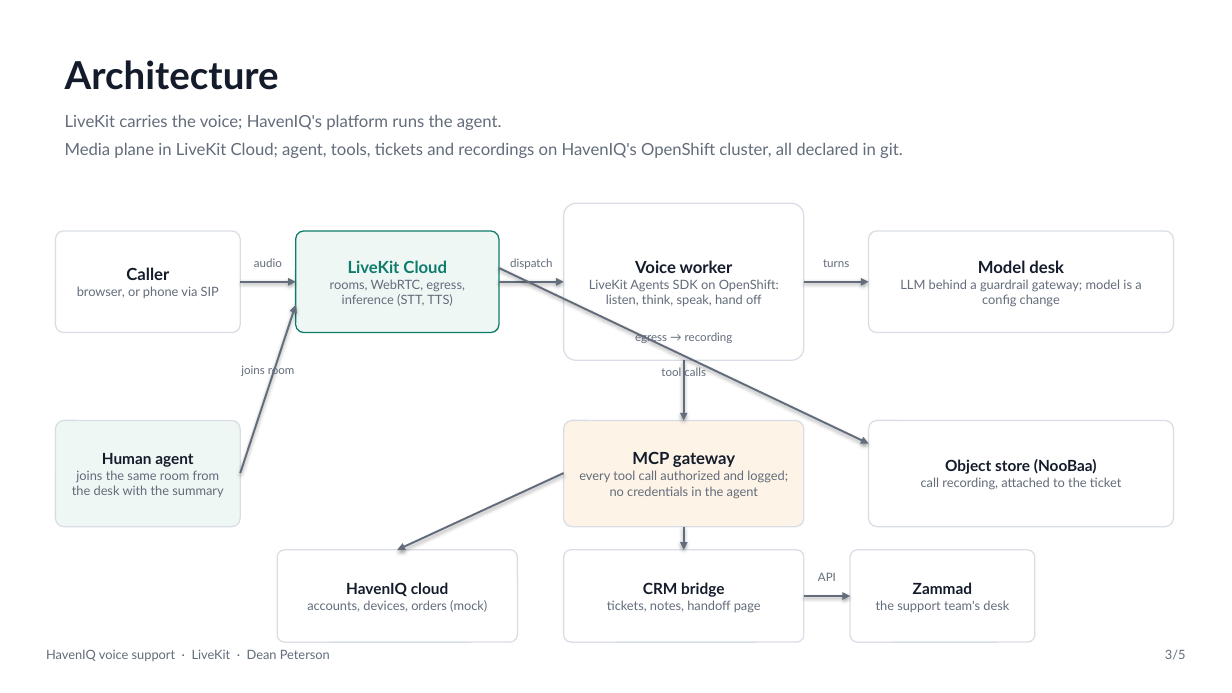
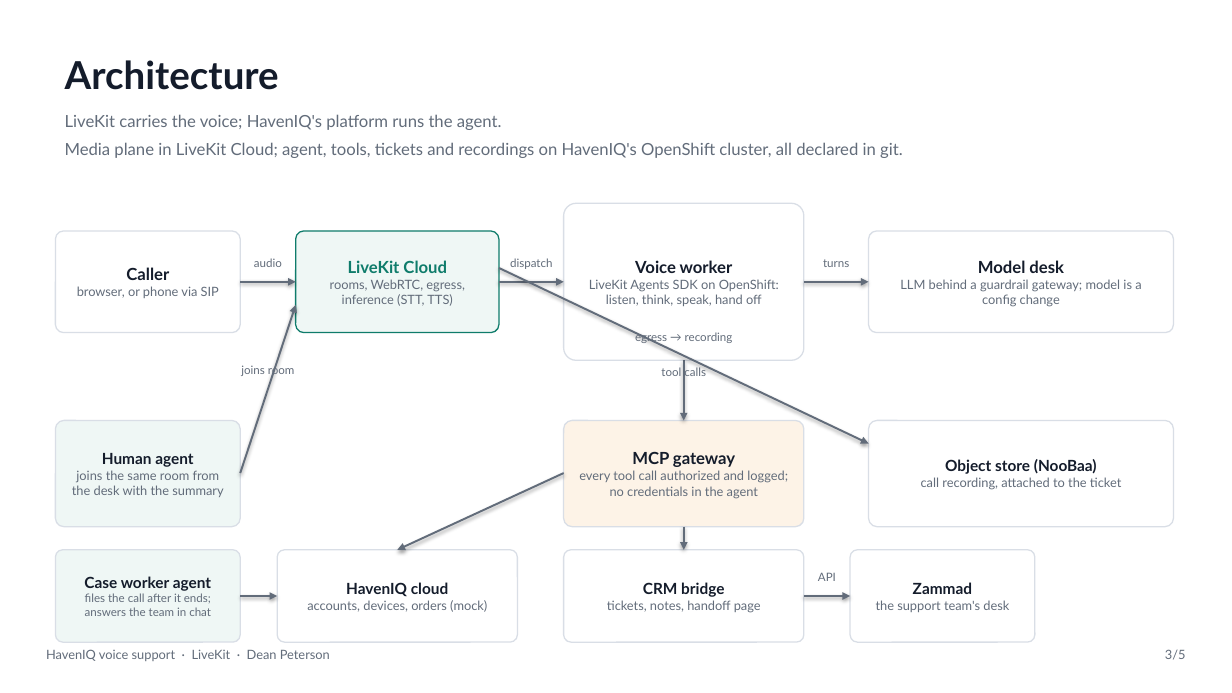
Before and after one commit to enterprisewebservice/haveniq-support, a slide deck: slide 3 of slides/haveniq-meeting.pptx. Drawn at 1232x693 pixels with LibreOffice and Linux fonts; fonts in the diff are those of the drawing. Boxes give left, top, right and bottom in pixels: in the first picture for what was removed or moved away, otherwise in the second. Text is boxed around its words. In the diff, an @@ line names an element or a change of style, - is before the commit and + after.

```diff
--- a/slides/haveniq-meeting.pptx
+++ b/slides/haveniq-meeting.pptx
@@ rounded rectangle added at bbox=[55, 550, 240, 642], fill #EFF7F5, outline #D9DEE6 1 pt, 9 pt, text #626C7A @@
+Case worker agent
+files the call after it ends; answers the team in chat
@@ arrow added from (240, 596) to (277, 596), #626C7A 1.5 pt @@
```
Also in this commit, not shown: 1 other slide changed, 2 other files.
